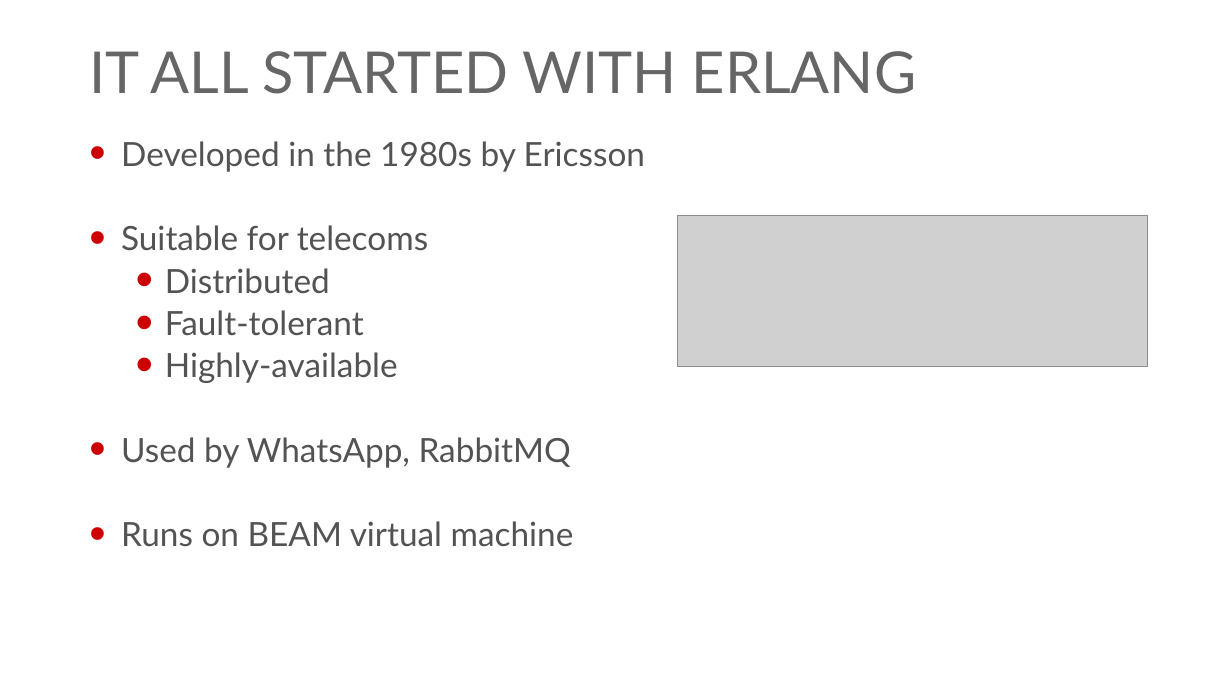
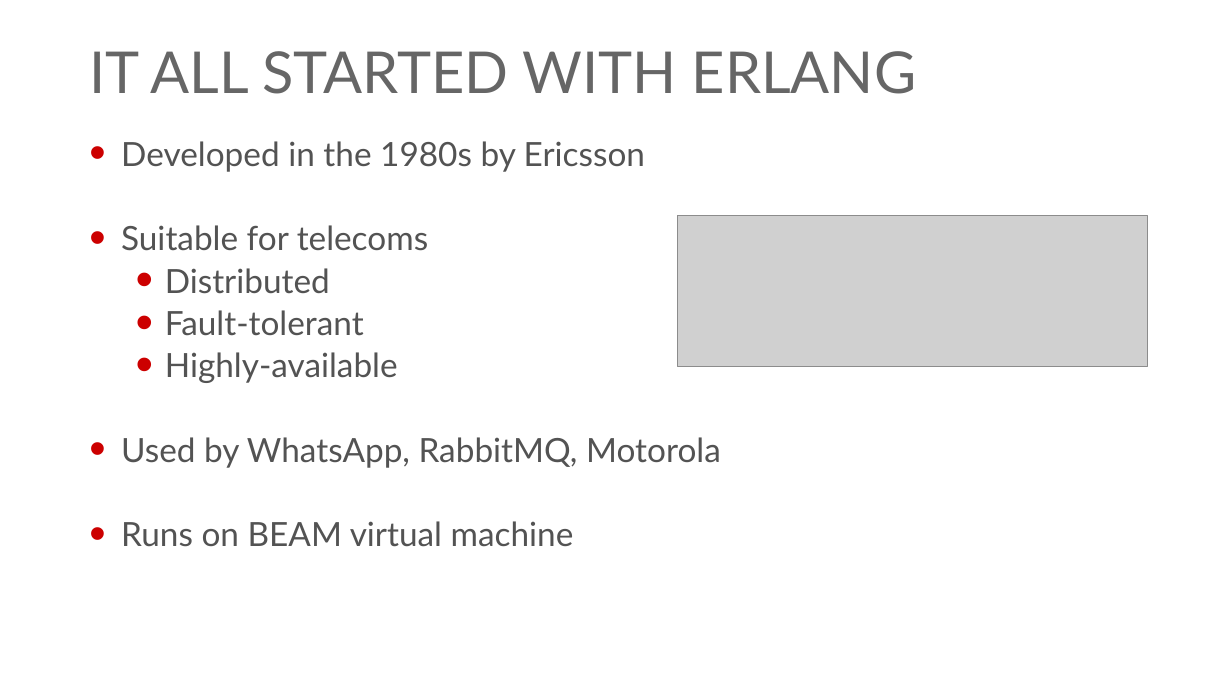
Before and after one commit to georgiyolovski/elixir-tech-talk, a slide deck: slide 3 of Elixir Tech Talk.pptx. Drawn at 1232x693 pixels with LibreOffice and Linux fonts; fonts in the diff are those of the drawing; grey boxes stand for pictures; background and template pictures are left out. Boxes give left, top, right and bottom in pixels: in the first picture for what was removed or moved away, otherwise in the second. Text is boxed around its words. In the diff, an @@ line names an element or a change of style, - is before the commit and + after.

```diff
--- a/Elixir Tech Talk.pptx
+++ b/Elixir Tech Talk.pptx
@@ text at (x1=121, y1=437, x2=721, y2=468): text changed @@
-• Used by WhatsApp, RabbitMQ
+• Used by WhatsApp, RabbitMQ, Motorola
```
Also in this commit, not shown: 7 other slides changed, 2 slides added.
